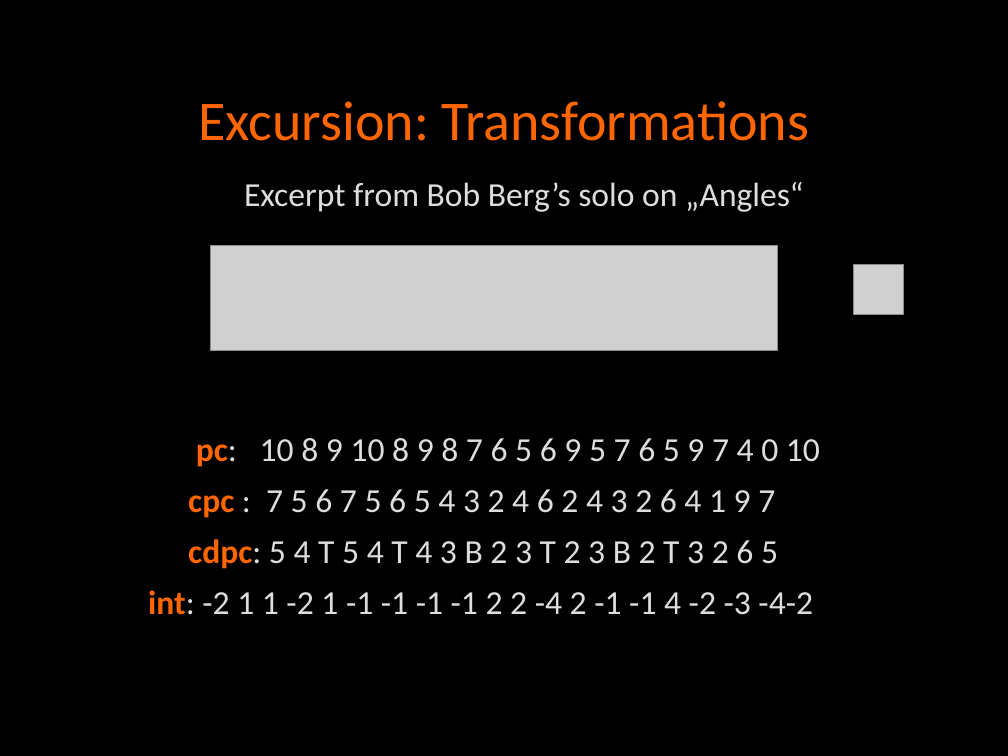
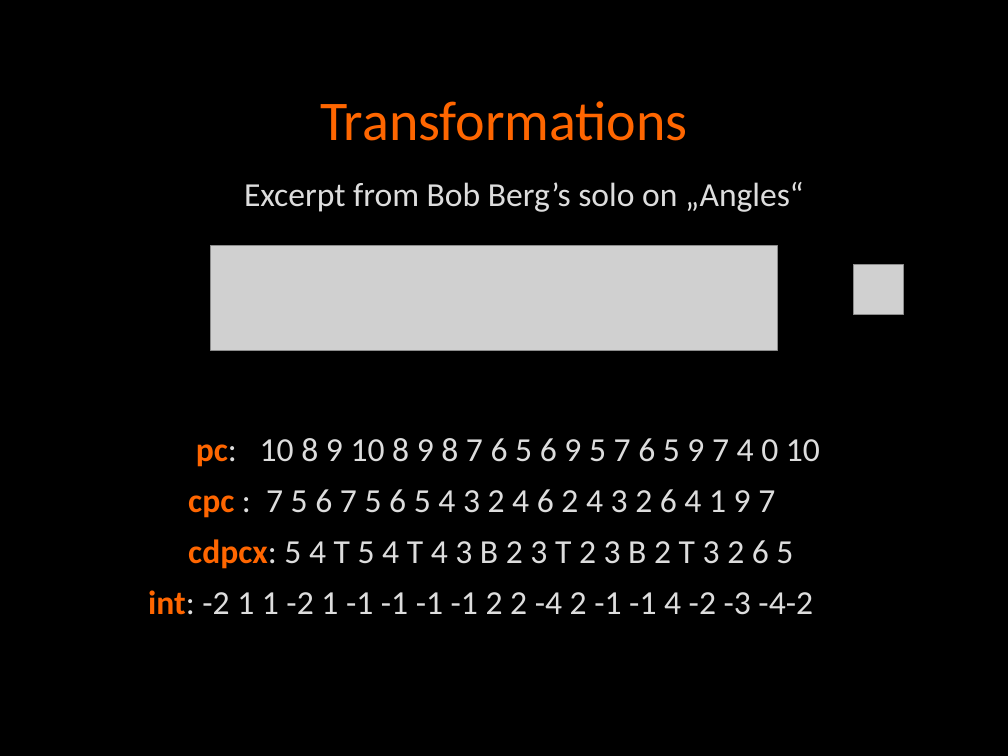
Before and after one commit to klausfrieler/digthatlick_lecture, a slide deck: slide 16 of frieler_ComSysMus_workshop.pptx (slide 8 before the commit). Drawn at 1008x756 pixels with LibreOffice and Linux fonts; fonts in the diff are those of the drawing; grey boxes stand for pictures. Boxes give left, top, right and bottom in pixels: in the first picture for what was removed or moved away, otherwise in the second. Text is boxed around its words. In the diff, an @@ line names an element or a change of style, - is before the commit and + after.

```diff
--- a/frieler_ComSysMus_workshop.pptx
+++ b/frieler_ComSysMus_workshop.pptx
@@ title at (x1=320, y1=101, x2=687, y2=141): text changed @@
-Excursion: Transformations
+Transformations
@@ text at (x1=188, y1=539, x2=793, y2=569): text changed @@
-  cdpc: 5 4 T 5 4 T 4 3 B 2 3 T 2 3 B 2 T 3 2 6 5
+  cdpcx: 5 4 T 5 4 T 4 3 B 2 3 T 2 3 B 2 T 3 2 6 5
```
Also in this commit, not shown: 5 other slides changed, 10 slides added, 1 slide removed, 1 other file.
